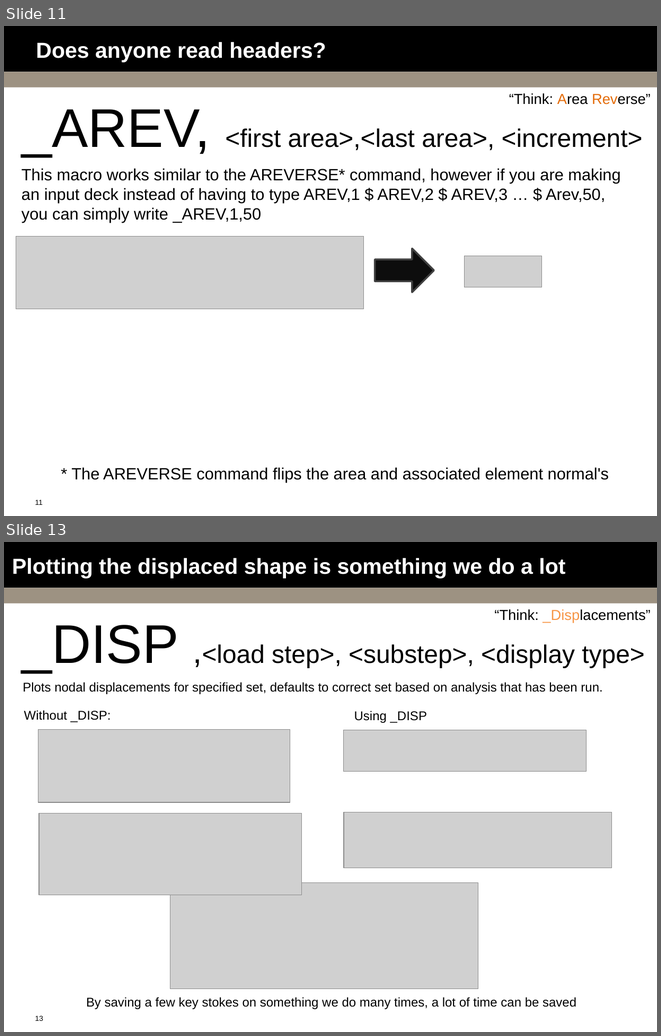
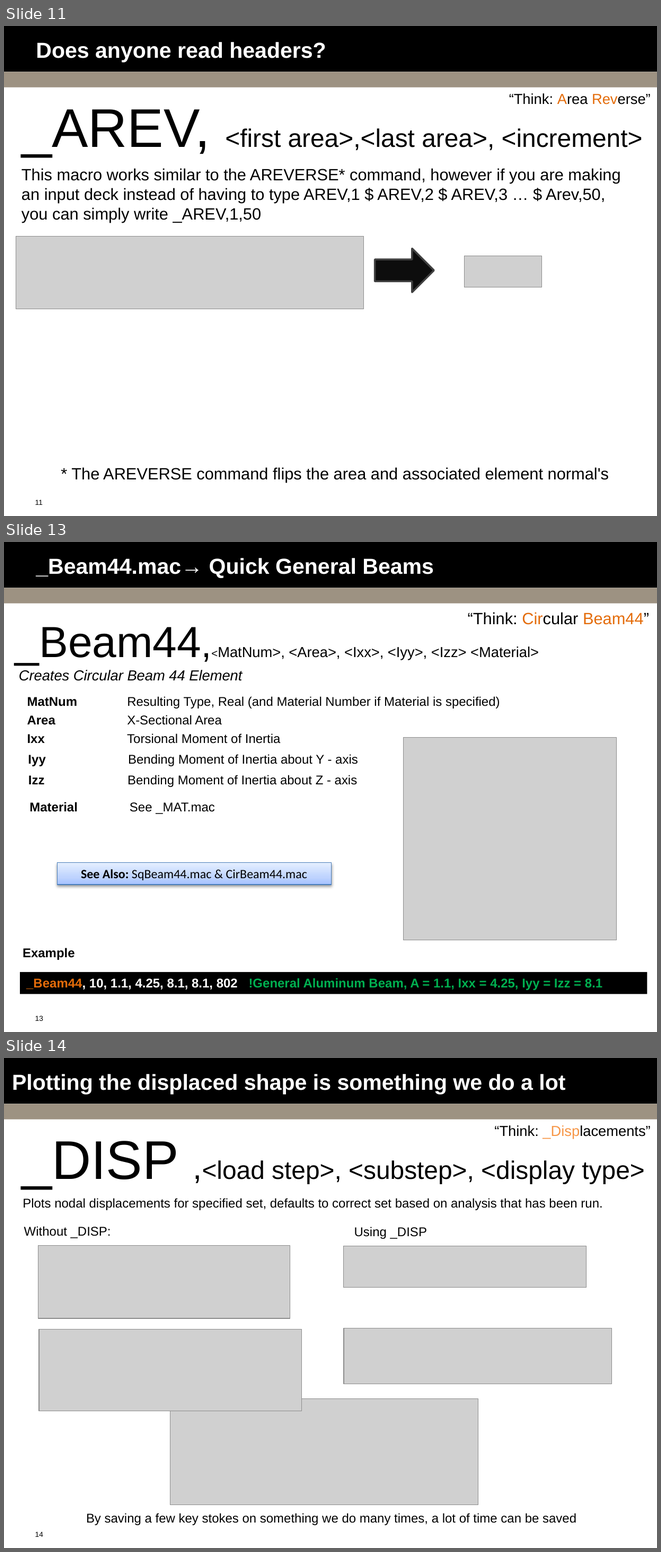
Before and after one commit to bguest/ansys-macros, a slide deck: Macro-Mania.pptx. Shown one above the other, each under a label of ours: slides 11 and 13 before the commit, slides 11, 13 and 14 after it; the slides between them are not shown. The pictures are 661x1036 and 661x1552 pixels, drawn with LibreOffice and Linux fonts; fonts in the diff are those of the drawing; grey boxes stand for pictures; background and template pictures are left out. Boxes give left, top, right and bottom in pixels: in the first picture for what was removed or moved away, otherwise in the second. Text is boxed around its words. In the diff, an @@ line names an element or a change of style, - is before the commit and + after.

```diff
--- a/Macro-Mania.pptx
+++ b/Macro-Mania.pptx
@@ slide 13 added at (4,542,657,1032), background #FFFFFF; not listed: 3 template elements that a slide beside it also shows @@
@@ title added at (36,558,434,578), 24 pt, text #FFFFFF, bold @@
+_Beam44.mac→ Quick General Beams
@@ text added at (468,612,649,625), 18 pt, text #000000 @@
+“Think: Circular Beam44”
@@ text added at (15,627,539,665), 16 pt, text #000000 @@
+_Beam44,<MatNum>, <Area>, <Ixx>, <Iyy>, <Izz> <Material>
@@ text added at (19,670,242,681), 16 pt, text #000000, italic @@
+Creates Circular Beam 44 Element
@@ text added at (27,697,78,706), 14 pt, text #000000, bold @@
+MatNum
@@ text added at (127,696,500,708), 14 pt, text #000000 @@
+Resulting Type, Real (and Material Number if Material is specified)
@@ text added at (27,715,55,725), 14 pt, text #000000, bold @@
+Area
@@ text added at (127,715,222,725), 14 pt, text #000000 @@
+X-Sectional Area
@@ text added at (27,734,45,743), 14 pt, text #000000, bold @@
+Ixx
@@ text added at (127,733,281,743), 14 pt, text #000000 @@
+Torsional Moment of Inertia
@@ picture added at (404,737,617,940) @@
@@ text added at (28,755,45,766), 14 pt, text #000000, bold @@
+Iyy
@@ text added at (128,754,358,766), 14 pt, text #000000 @@
+Bending Moment of Inertia about Y - axis
@@ text added at (28,775,45,784), 14 pt, text #000000, bold @@
+Izz
@@ text added at (127,775,358,787), 14 pt, text #000000 @@
+Bending Moment of Inertia about Z - axis
@@ text added at (29,802,78,812), 14 pt, text #000000, bold @@
+Material
@@ text added at (130,802,215,814), 14 pt, text #000000 @@
+See _MAT.mac
@@ rectangle added at (57,863,331,885), fill gradient #A4C4FF to #BFD4FF to #E6EEFF, outline #4B7EBC 0.75 pt, 14 pt, text #000000 @@
+See Also: SqBeam44.mac & CirBeam44.mac
@@ text added at (23,947,75,960), 14 pt, text #000000, bold @@
+Example
@@ rectangle added at (20,972,646,994), fill #000000, 14 pt, text #00B050, bold @@
+_Beam44, 10, 1.1, 4.25, 8.1, 8.1, 802 !General Aluminum Beam, A = 1.1, Ixx = 4.25, Iyy = Izz = 8.1
@@ what was slide 13 is now slide 14 @@
@@ page number at (35,1531,43,1537): text changed @@
-13
+14
```
Also in this commit, not shown: 1 slide changed, 4 other slides added, 9 other files.
